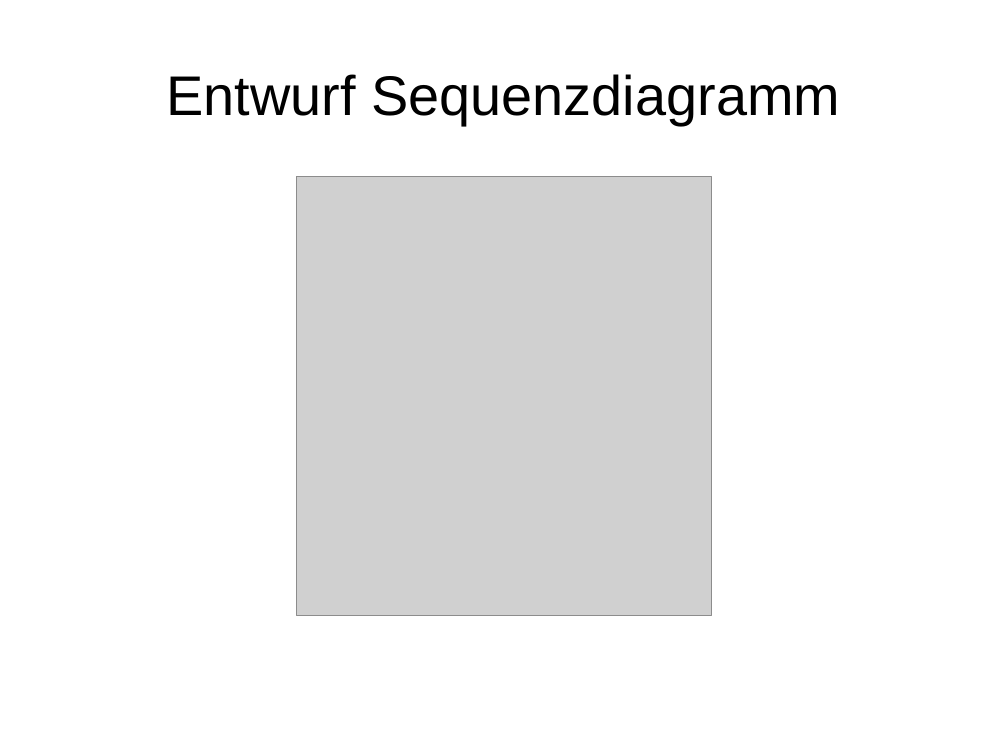
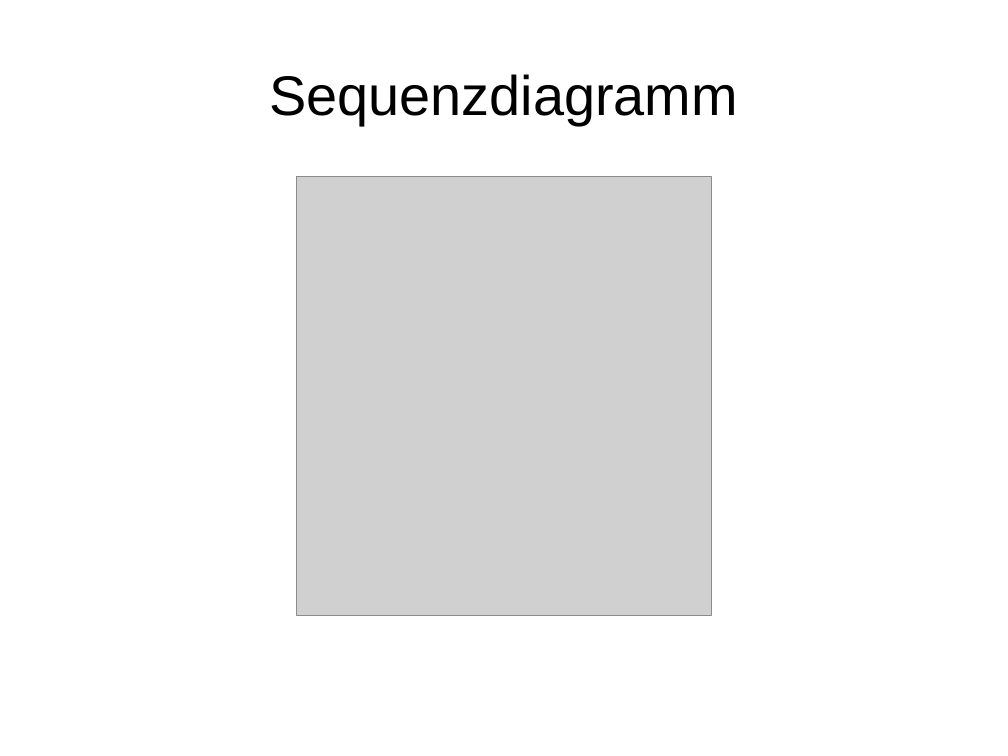
Before and after one commit to janhelmle/weiterbildung_fachinformatiker_ihk_projektantrag, a slide deck: slide 10 of praesentation/presentation_v1.odp. Drawn at 1008x756 pixels with LibreOffice and Linux fonts; fonts in the diff are those of the drawing; grey boxes stand for pictures. Boxes give left, top, right and bottom in pixels: in the first picture for what was removed or moved away, otherwise in the second. Text is boxed around its words. In the diff, an @@ line names an element or a change of style, - is before the commit and + after.

```diff
--- a/praesentation/presentation_v1.odp
+++ b/praesentation/presentation_v1.odp
@@ title at [269,74,738,125]: text changed @@
-Entwurf Sequenzdiagramm
+Sequenzdiagramm
```
Also in this commit, not shown: 3 other slides changed.
